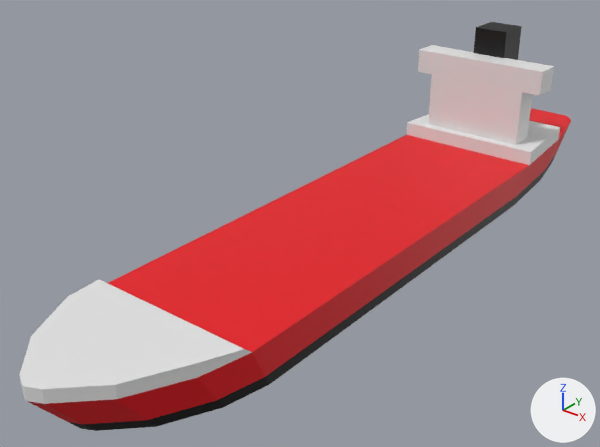
Renders of the glTF model public/models/tanker.glb from each side of a commit.
One viewpoint serves both versions: a camera (50 mm lens) standing at (47.1, -70.7, 41.4) and looking at (-4.0, -6.7, 1.8). Arrows for +X, +Y and +Z are at lower right; the lights stay in place. Where no turn or scale is listed for an object, it has been applied to the vertices. Vertices at the same position are counted once.
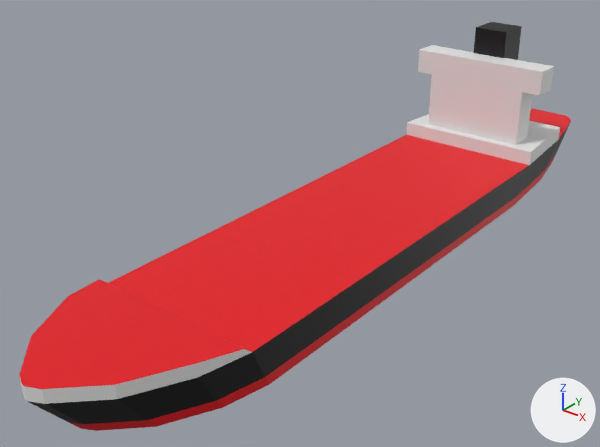
Boxes (x1, y1, x2, y2) around the edits, measured in the pictures (600 x 447 px):
part 1 of me_cube_001, recoloured (red to black): (27, 123, 570, 424) in both
part 2 of me_cube_001, recoloured (white to red): (19, 279, 243, 389) in both
part 3 of me_cube_001, recoloured (black to red): (69, 154, 556, 431) in both

What changed in the scene script:
```text
Change me_cube_001:
    where me_cube_001.from_pydata(...)  # 102 vertices, 200 faces; spans x -2.63..2.63, y -2.63..2.63, z -2.63..4.37
    used by ob_shipbase; location = (0.0, 0.0, 0.0); rotation_euler = (3.142, 0.0, 0.0), in degrees (180, 0, 0); scale = (-3.42, -16.9, -1.0)
    me_cube_001 part 1: 88 faces spanning x -2.63..2.63, y -2.63..2.63, z -1.31..2.63 switch from mat_material_001 (red #e70013) to mat_material_004 (black #000000)
    me_cube_001 part 2: 8 faces spanning x -2.63..2.63, y -2.63..-1.78, z 3.43..3.95 switch from mat_material_002 (white #e7e7e7) to mat_material_001 (red #e70013)
    me_cube_001 part 3: 64 faces spanning x -2.46..2.46, y -2.44..2.47, z -2.63..-1.31 switch from mat_material_004 (black #000000) to mat_material_001 (red #e70013)
```
